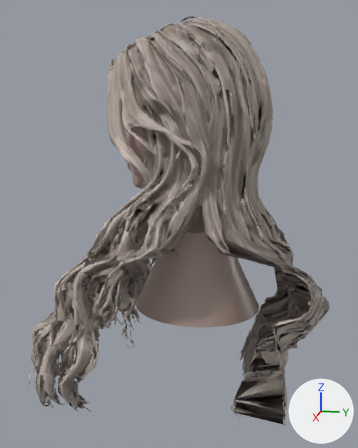
The glTF model models/heads/f_silver.glb: old version first, new version second.
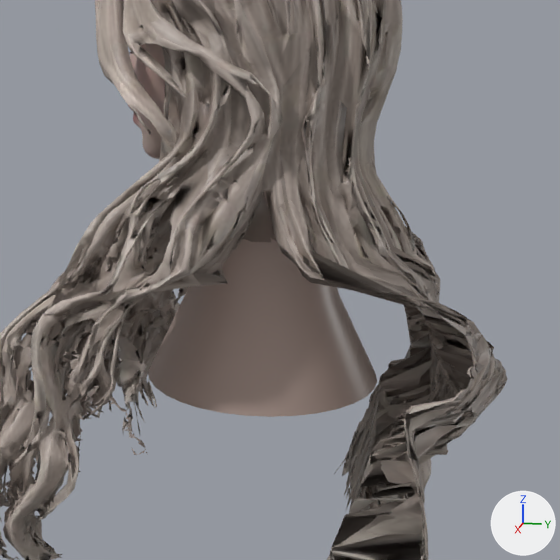
Old and new are each drawn whole from a 50 mm lens placed at (0.632, 0.304, -1.141), pointed at (0.004, 0.178, -1.299) and again close up on the part from 16% to 100% of the width and 23% to 90% of the height. The lights are fixed; the arrows at lower right show +X, +Y and +Z. The older version's two pictures come first. Where no turn or scale is listed for an object, it has been applied to the vertices. Vertices at exactly the same position are counted once.

In view in the first close-up: 'head_f_silver'.
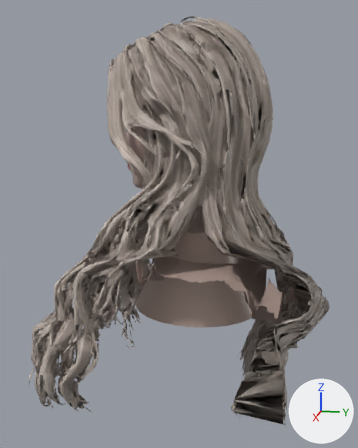
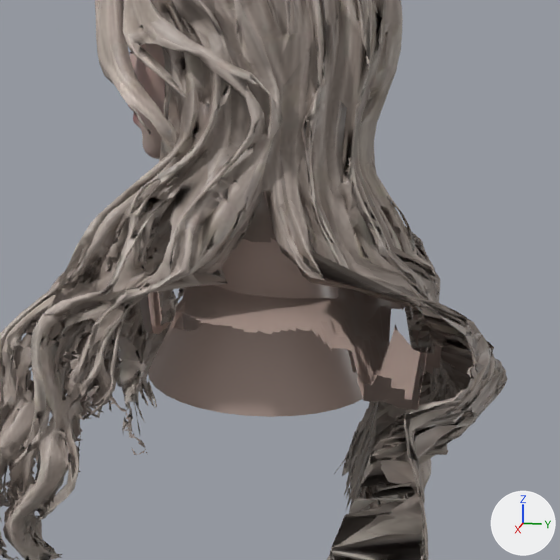
Pixel boxes (x1, y1, x2, y2) of what changed, in the close-ups (560 x 560 px):
```json
{"part": 1, "of": "me_head_f_silver", "change": "added", "after": [140, 285, 442, 410], "on screen": "brown"}
```

The change, as JSON lines over the scene's bpy script:
```json
{"block": "me_head_f_silver", "where": "# used by ob_head_f_silver; location = (0.0, 0.0, 0.0)"}
{"op": "remove", "block": "me_head_f_silver", "code": "me_head_f_silver.from_pydata(...)  # 39801 vertices, 79264 faces; spans x -0.162..0.164, y 0.009..0.373, z -1.555..-1.044"}
{"op": "add", "block": "me_head_f_silver", "code": "me_head_f_silver.from_pydata(...)  # 42003 vertices, 83326 faces; spans x -0.162..0.164, y 0.009..0.373, z -1.555..-1.044"}
{"block": "me_head_f_silver", "change": "me_head_f_silver part 1: a new loose piece of 2192 vertices spanning x -0.124..0.131, y 0.097..0.328, z -1.387..-1.331, in mat_head"}
{"block": "me_head_f_silver", "change": "other edits to the shape of me_head_f_silver do not show in these pictures"}
```
